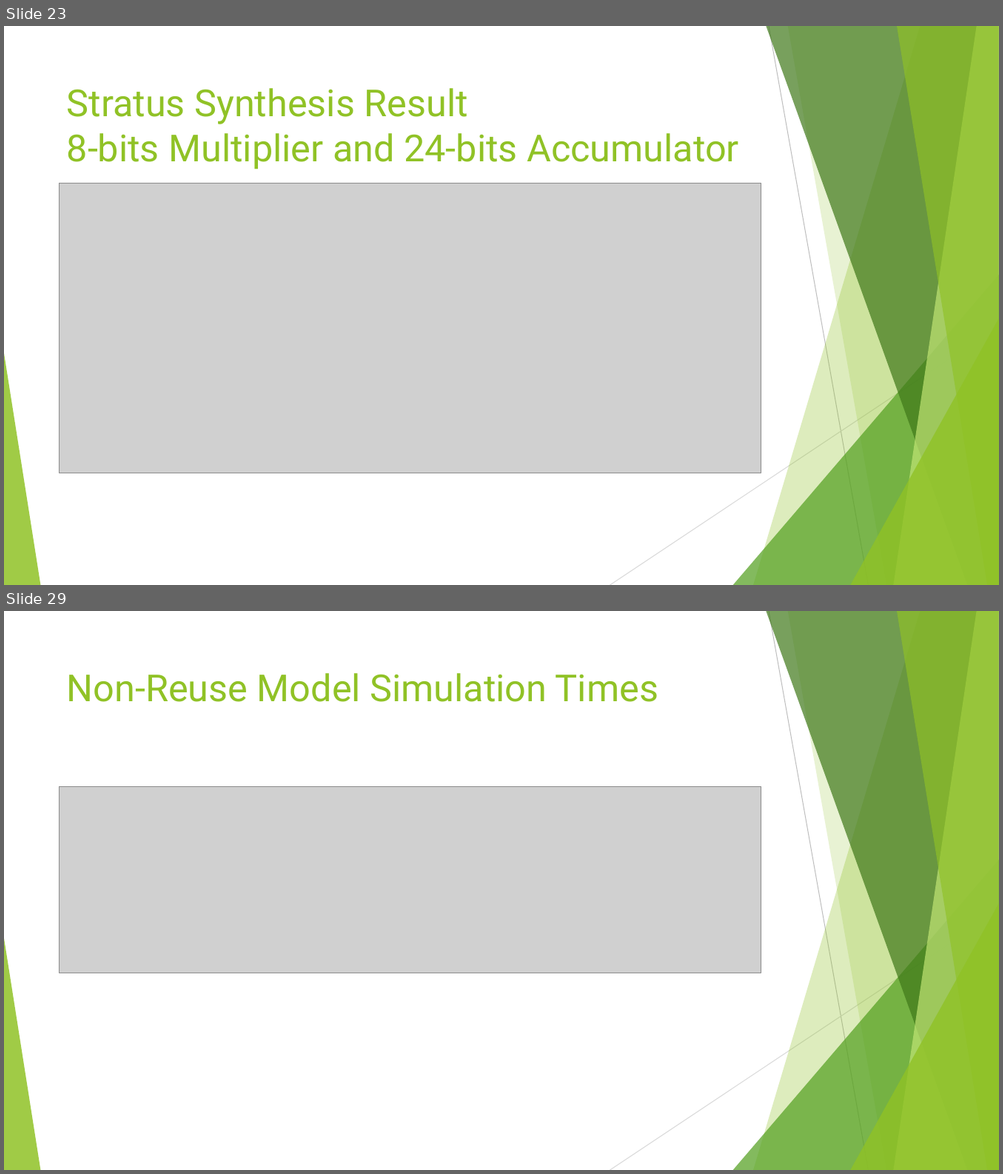
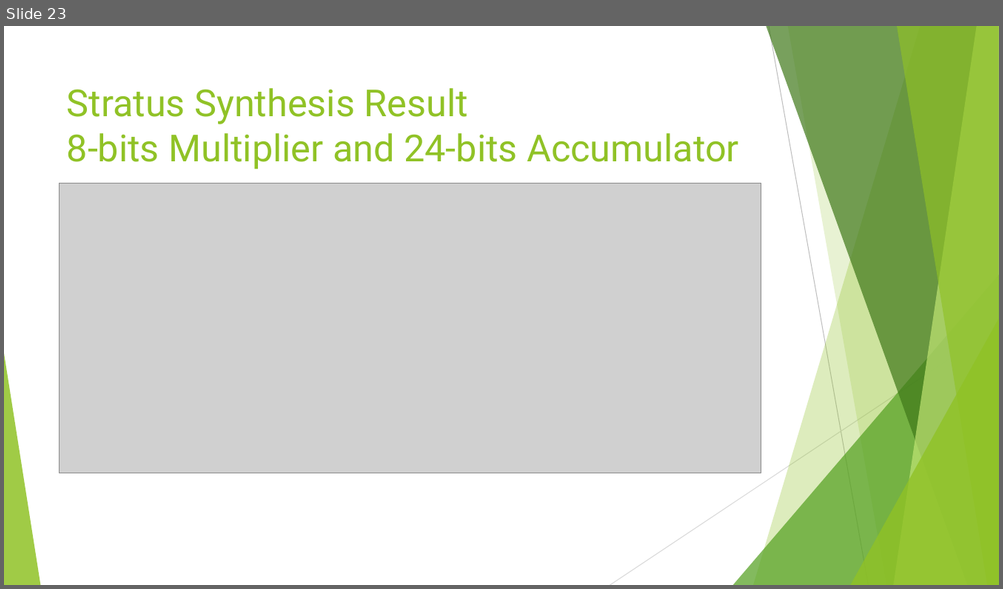
Before and after one commit to andy39866821/EE6470-Implement-of-Many-Core-System-Final_Project, a slide deck: 多核心系統_final.pptx. Shown one above the other, each under a label of ours: slides 23 and 29 before the commit, slide 23 after it; the slides between them are not shown. The pictures are 1003x1174 and 1003x589 pixels, drawn with LibreOffice and Linux fonts; fonts in the diff are those of the drawing; grey boxes stand for pictures. Boxes give left, top, right and bottom in pixels: in the first picture for what was removed or moved away, otherwise in the second. Text is boxed around its words. In the diff, an @@ line names an element or a change of style, - is before the commit and + after.

Commit message:
modify bitwidth, record simulation data

```diff
--- a/多核心系統_final.pptx
+++ b/多核心系統_final.pptx
@@ slide 29 removed at [4,611,999,1170], background #FFFFFF; not listed: 10 template elements that a slide beside it also shows @@
@@ title removed at [67,673,658,702] @@
-Non-Reuse Model Simulation Times
@@ picture removed at [60,787,760,973] @@
```
Also in this commit, not shown: 5 slides changed, 5 slides added, 4 other slides removed, 24 other files.
